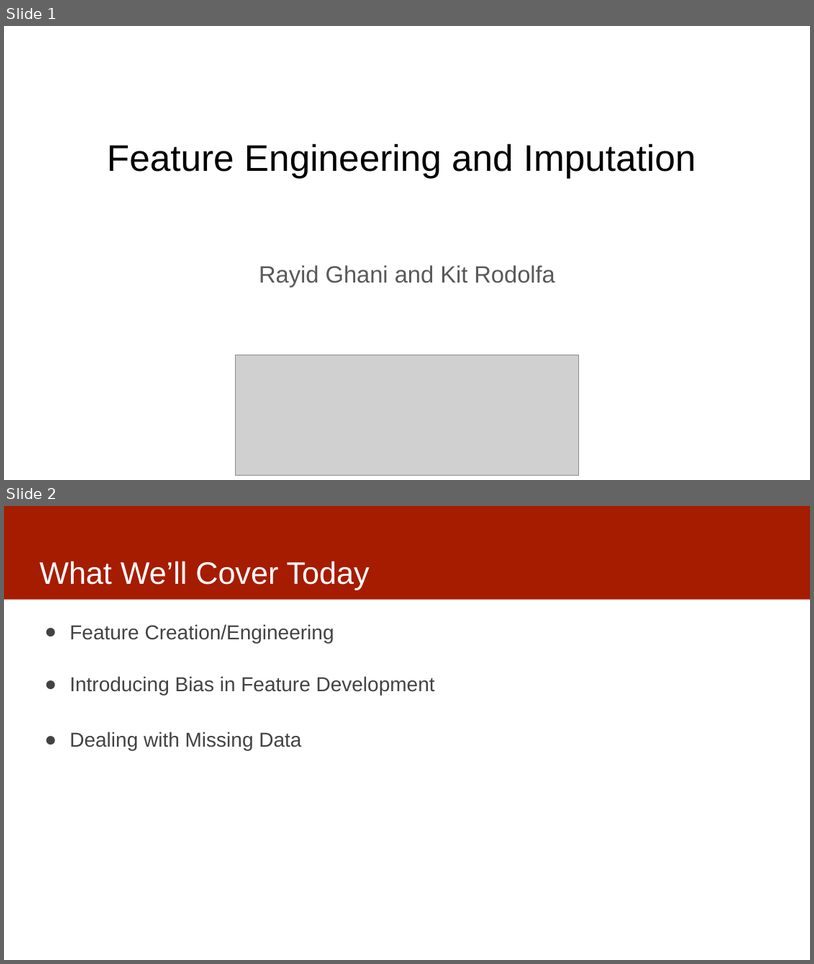
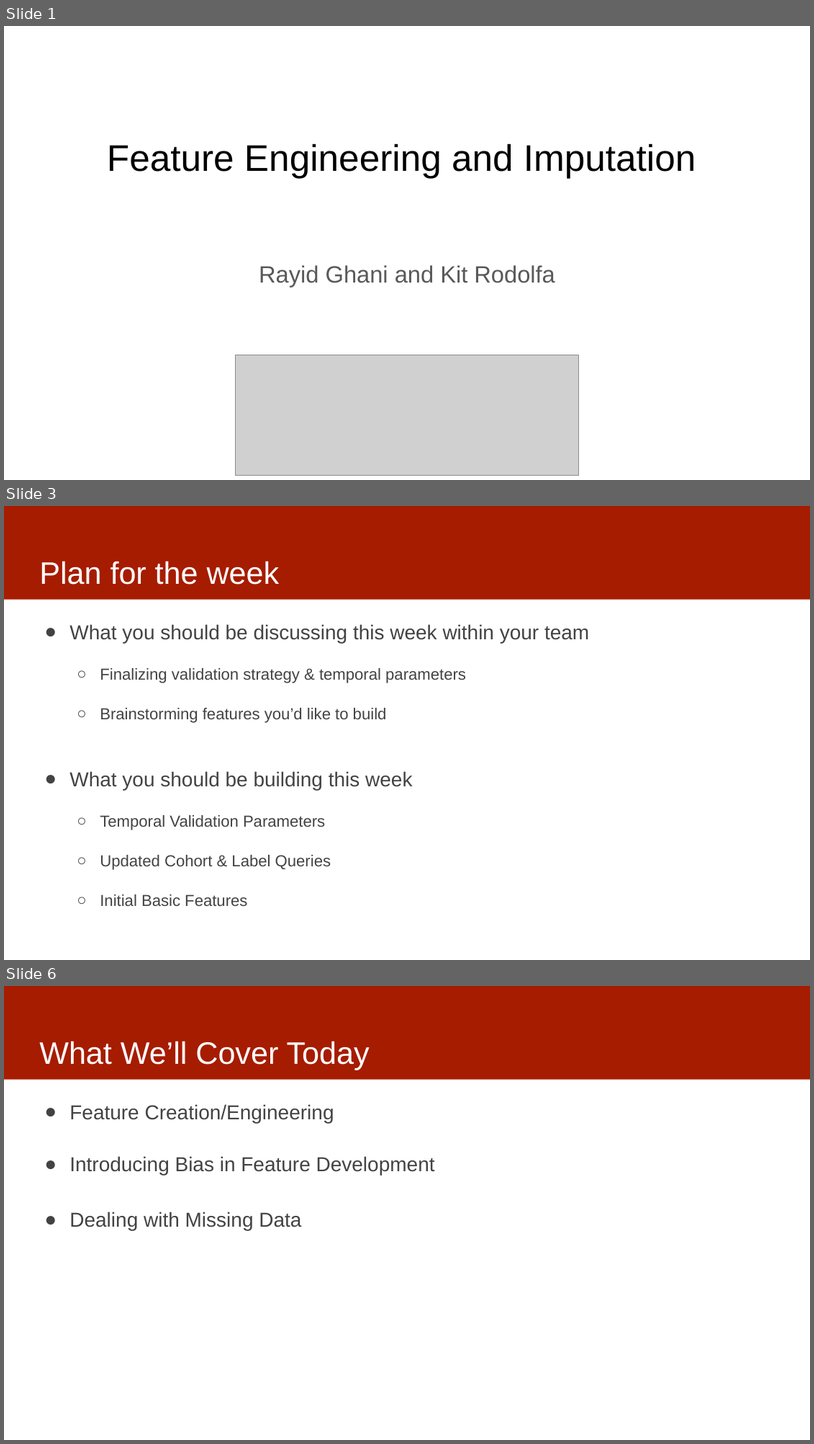
Before and after one commit to dssg/mlforpublicpolicylab, a slide deck: 07 - Features/features-and-imputation.pptx. Shown one above the other, each under a label of ours: slides 1 and 2 before the commit, slides 1, 3 and 6 after it; the slides between them are not shown. The pictures are 814x964 and 814x1444 pixels, drawn with LibreOffice and Linux fonts; fonts in the diff are those of the drawing; grey boxes stand for pictures. Boxes give left, top, right and bottom in pixels: in the first picture for what was removed or moved away, otherwise in the second. Text is boxed around its words. In the diff, an @@ line names an element or a change of style, - is before the commit and + after.

Commit message:
updates to features slides

```diff
--- a/07 - Features/features-and-imputation.pptx
+++ b/07 - Features/features-and-imputation.pptx
@@ slide 3 added at (4,506,810,960), background #FFFFFF; not listed: 1 template element that a slide beside it also shows @@
@@ title added at (39,561,280,584), 37 pt, text #FFFFFF @@
+Plan for the week
@@ text added at (70,624,589,906), 19 pt, text #434343 @@
+● What you should be discussing this week within your team
+  ○ Finalizing validation strategy & temporal parameters
+  ○ Brainstorming features you’d like to build
+● What you should be building this week
+  ○ Temporal Validation Parameters
+  ○ Updated Cohort & Label Queries
+  ○ Initial Basic Features
@@ what was slide 2 is now slide 6 @@
```
Also in this commit, not shown: 9 slides changed, 8 other slides added.
